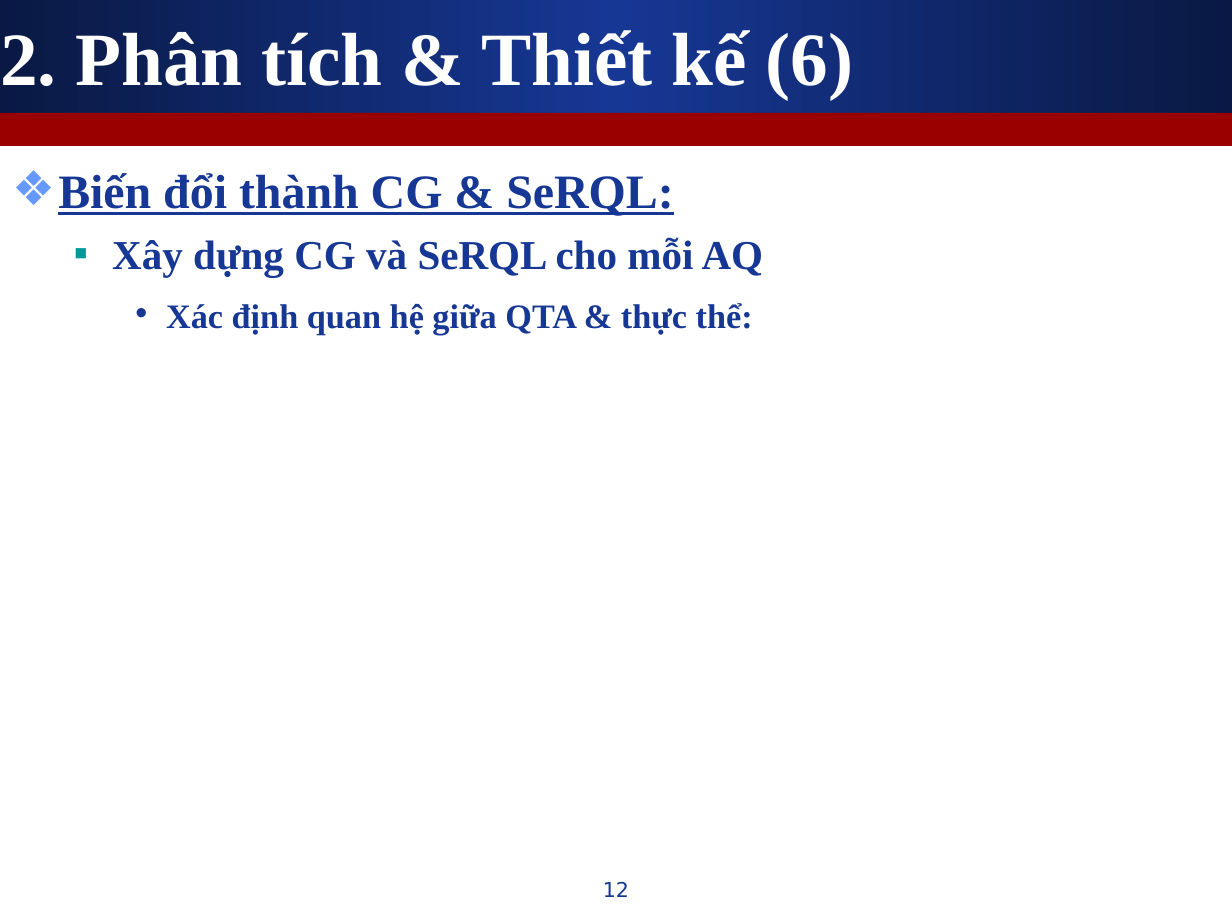
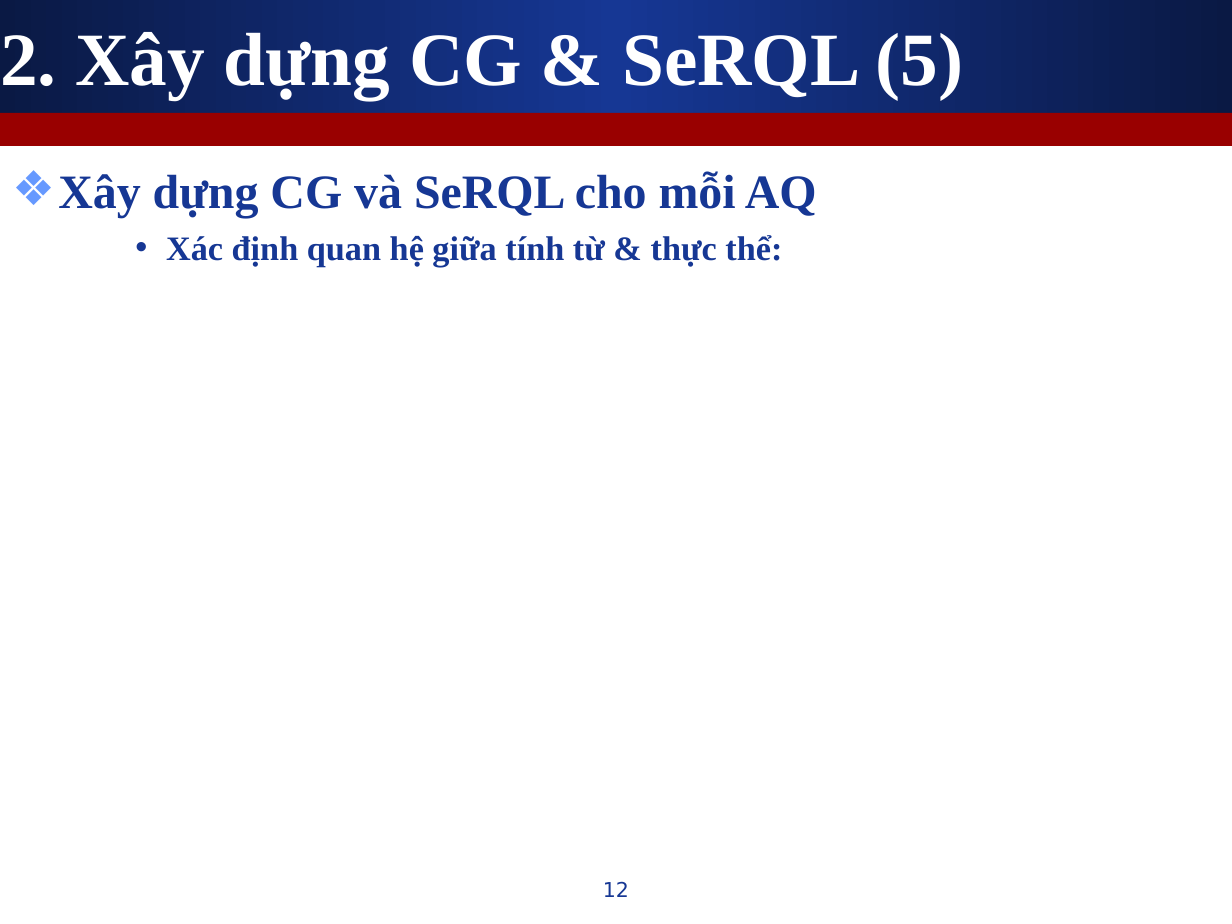
Before and after one commit to leaderwing/kt-kimres, a slide deck: slide 12 of note/[K][Thesis] Presentation.ppt. Drawn at 1232x924 pixels with LibreOffice and Linux fonts; fonts in the diff are those of the drawing. Boxes give left, top, right and bottom in pixels: in the first picture for what was removed or moved away, otherwise in the second. Text is boxed around its words. In the diff, an @@ line names an element or a change of style, - is before the commit and + after.

```diff
--- a/note/[K][Thesis] Presentation.ppt
+++ b/note/[K][Thesis] Presentation.ppt
@@ title at [0, 32, 963, 99]: text changed @@
-2. Phân tích & Thiết kế (6)
+2. Xây dựng CG & SeRQL (5)
@@ text at [58, 173, 673, 216]: paragraph removed @@
-❖ Biến đổi thành CG & SeRQL:
@@ text at [58, 171, 817, 218]: size 24 to 28 pt in "Xây dựng CG và SeRQL cho mỗi ..."; bullet ▪ to ❖; list level 2 to 1 in "Xây dựng CG và SeRQL ..."; bullet colour #009999 to #6699FF @@
@@ text at [166, 235, 782, 267]: text changed @@
-    • Xác định quan hệ giữa QTA & thực thể:
+    • Xác định quan hệ giữa tính từ & thực thể:
```
Also in this commit, not shown: 13 other slides changed, 2 slides added, 2 slides removed.
